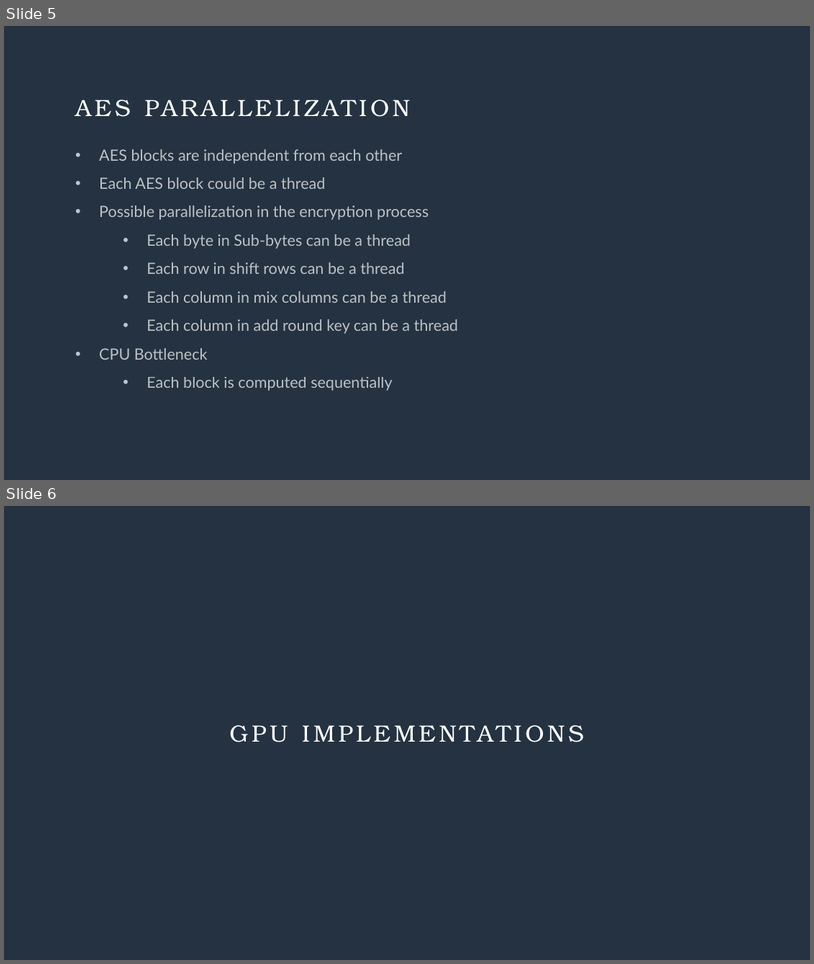
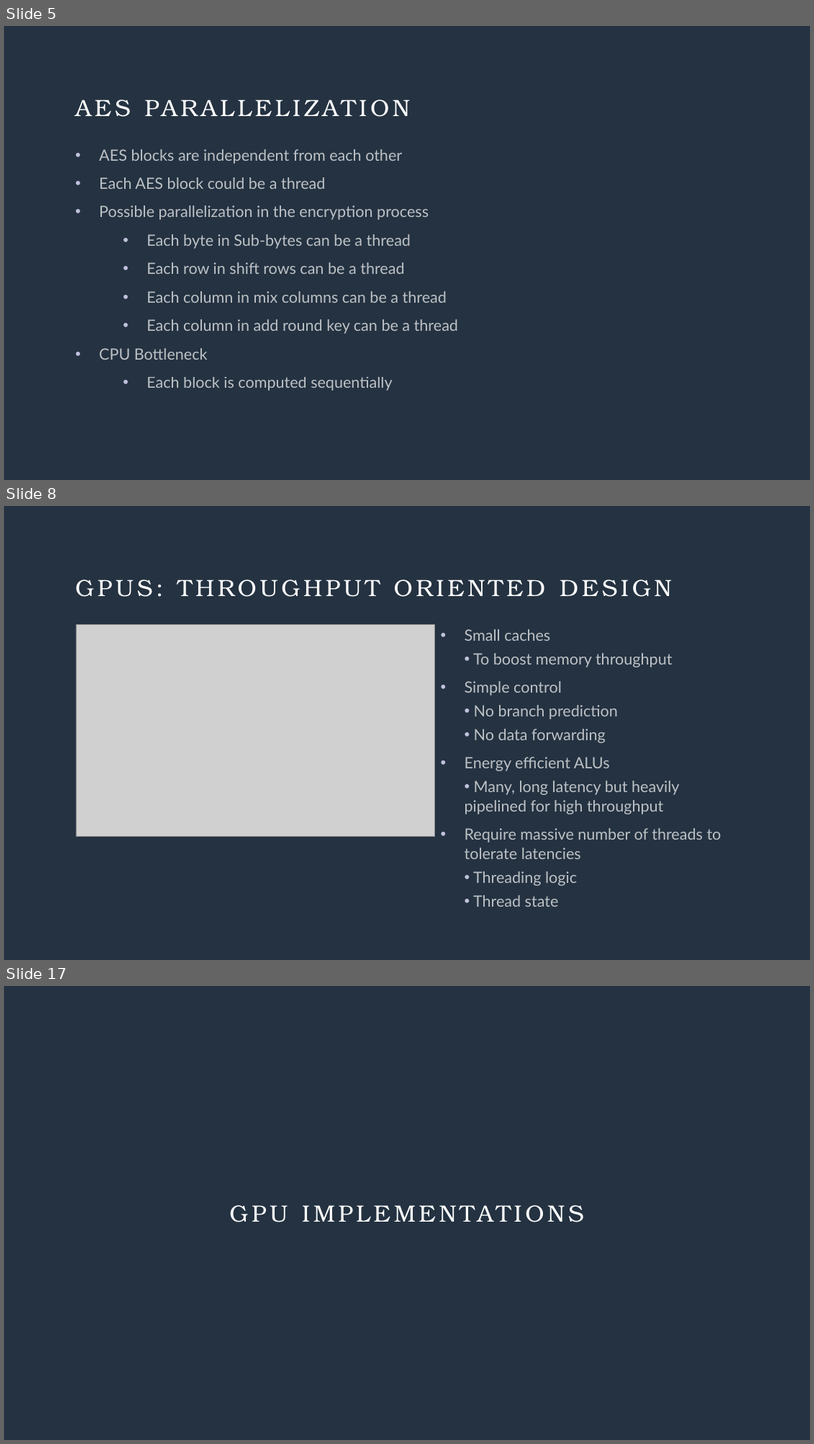
Before and after one commit to Julian-Singkham/AES-and-RSA-CUDA, a slide deck: cs4981_gpu-cuda-encryption.pptx. Shown one above the other, each under a label of ours: slides 5 and 6 before the commit, slides 5, 8 and 17 after it; the slides between them are not shown. The pictures are 814x964 and 814x1444 pixels, drawn with LibreOffice and Linux fonts; fonts in the diff are those of the drawing; grey boxes stand for pictures. Boxes give left, top, right and bottom in pixels: in the first picture for what was removed or moved away, otherwise in the second. Text is boxed around its words. In the diff, an @@ line names an element or a change of style, - is before the commit and + after.

```diff
--- a/cs4981_gpu-cuda-encryption.pptx
+++ b/cs4981_gpu-cuda-encryption.pptx
@@ slide 8 added at bbox=[4, 506, 810, 960], background #243241 @@
@@ title added at bbox=[75, 579, 672, 597], 28 pt, text #FFFFFF @@
+GPUS: THROUGHPUT ORIENTED DESIGN
@@ picture added at bbox=[76, 625, 435, 836] @@
@@ text added at bbox=[465, 629, 722, 906], 18.5 pt, text #FFFFFF at 70% opacity @@
+• Small caches
+  • To boost memory throughput
+• Simple control
+  • No branch prediction
+  • No data forwarding
+• Energy efficient ALUs
+  • Many, long latency but heavily pipelined for high throughput
+• Require massive number of threads to tolerate latencies
+  • Threading logic
+  • Thread state
@@ what was slide 6 is now slide 17 @@
```
Also in this commit, not shown: 12 other slides added.
